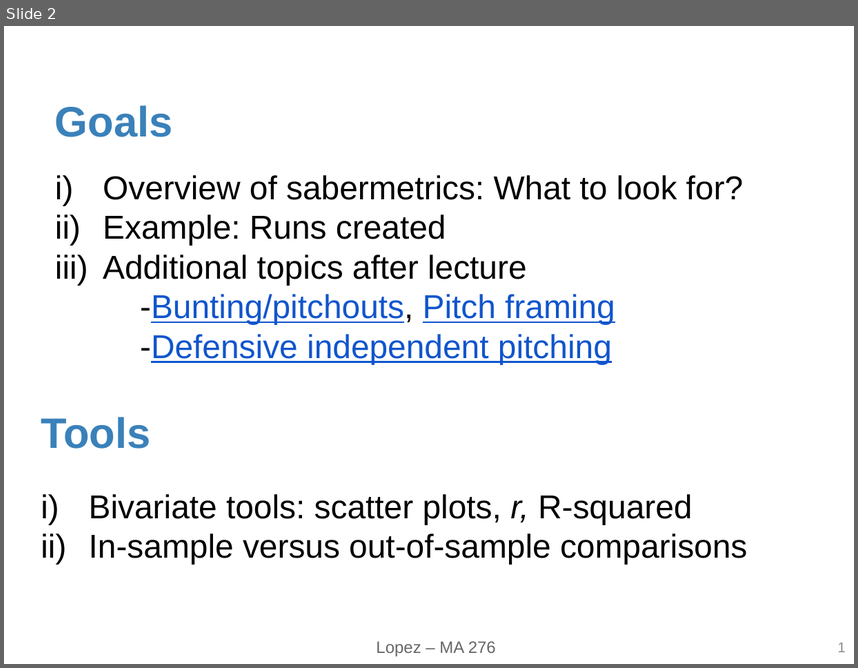
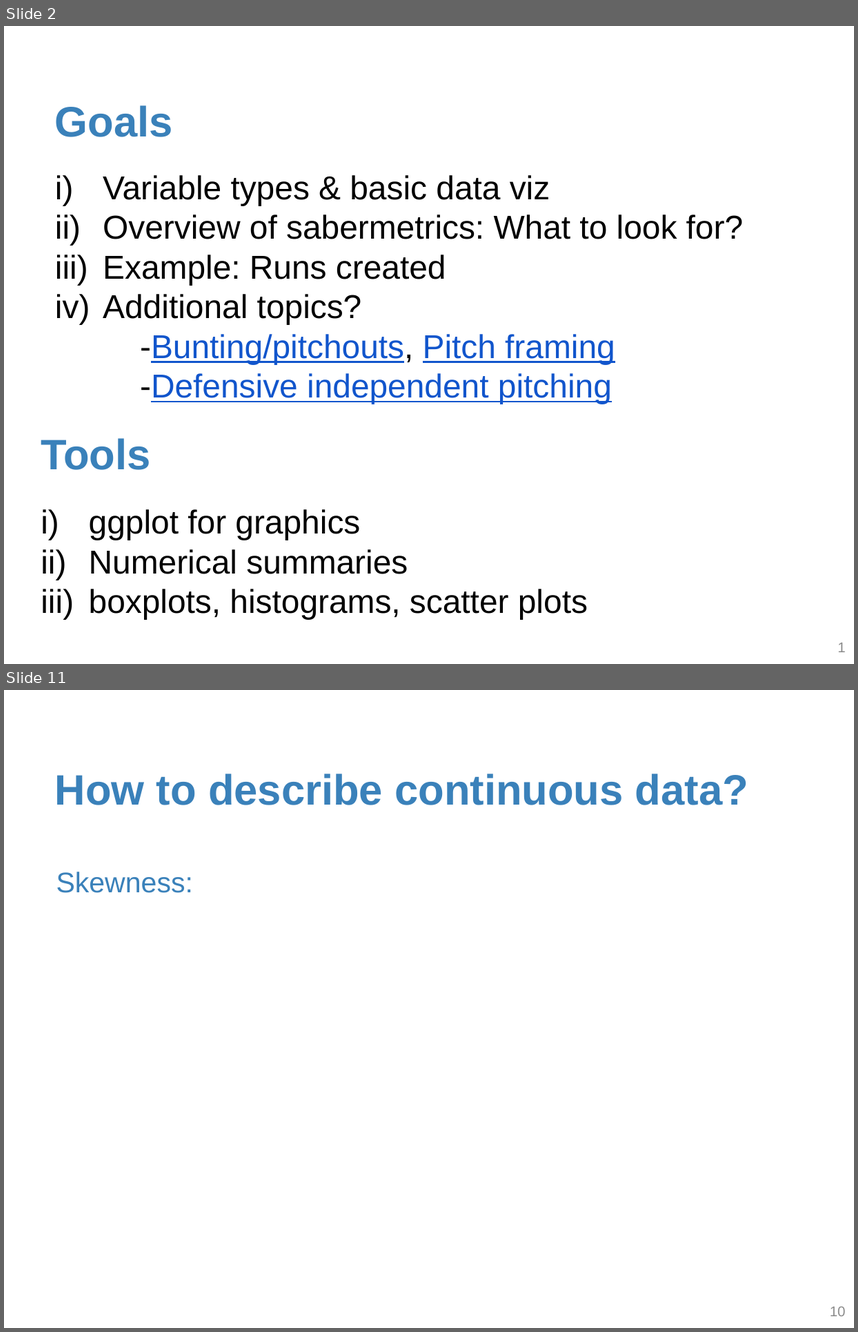
Before and after one commit to statsbylopez/FYE_18, a slide deck: Notes/lecture2.pptx. Shown one above the other, each under a label of ours: slide 2 before the commit, slides 2 and 11 after it; the slides between them are not shown. The pictures are 858x668 and 858x1332 pixels, drawn with LibreOffice and Linux fonts; fonts in the diff are those of the drawing. Boxes give left, top, right and bottom in pixels: in the first picture for what was removed or moved away, otherwise in the second. Text is boxed around its words. In the diff, an @@ line names an element or a change of style, - is before the commit and + after.

```diff
--- a/Notes/lecture2.pptx
+++ b/Notes/lecture2.pptx
@@ slide 11 added at (4, 690, 854, 1328), background #FFFFFF @@
@@ title added at (55, 773, 749, 805), 36 pt, text #3A81BA, bold @@
+How to describe continuous data?
@@ text added at (56, 871, 194, 893), 24 pt, text #3A81BA @@
+Skewness:
@@ page number added at (830, 1306, 846, 1316), 12 pt, text #8C8C8C @@
+10
@@ slide 2 changed as well @@
@@ text at (103, 175, 550, 205): paragraph added @@
+i) Variable types & basic data viz
@@ text at (103, 294, 362, 324): text changed @@
-iii) Additional topics after lecture
+iv) Additional topics?
@@ text "Tools": place and size @@
-text "Tools" at (41, 417, 150, 448)
+text "Tools" at (41, 438, 150, 470)
@@ text at (89, 509, 588, 619): text changed @@
-i) Bivariate tools: scatter plots, r, R-squared
-ii) In-sample versus out-of-sample comparisons
+i) ggplot for graphics
+ii) Numerical summaries
+iii) boxplots, histograms, scatter plots
@@ text removed at (376, 641, 496, 656) @@
-Lopez – MA 276
```
Also in this commit, not shown: 6 other slides changed, 16 other slides added, 18 slides removed.
